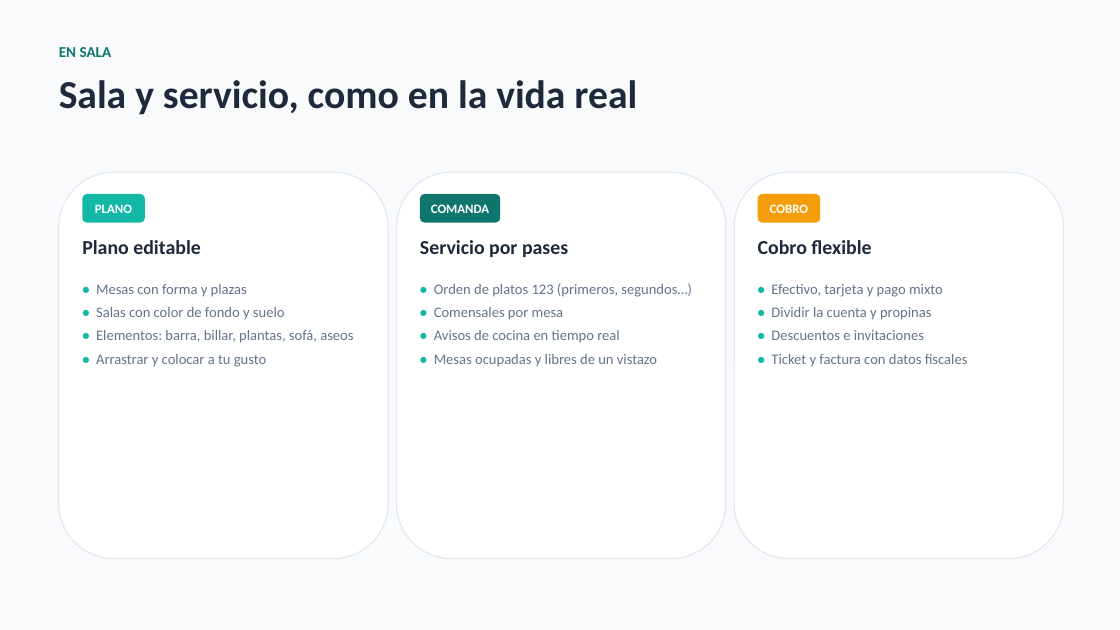
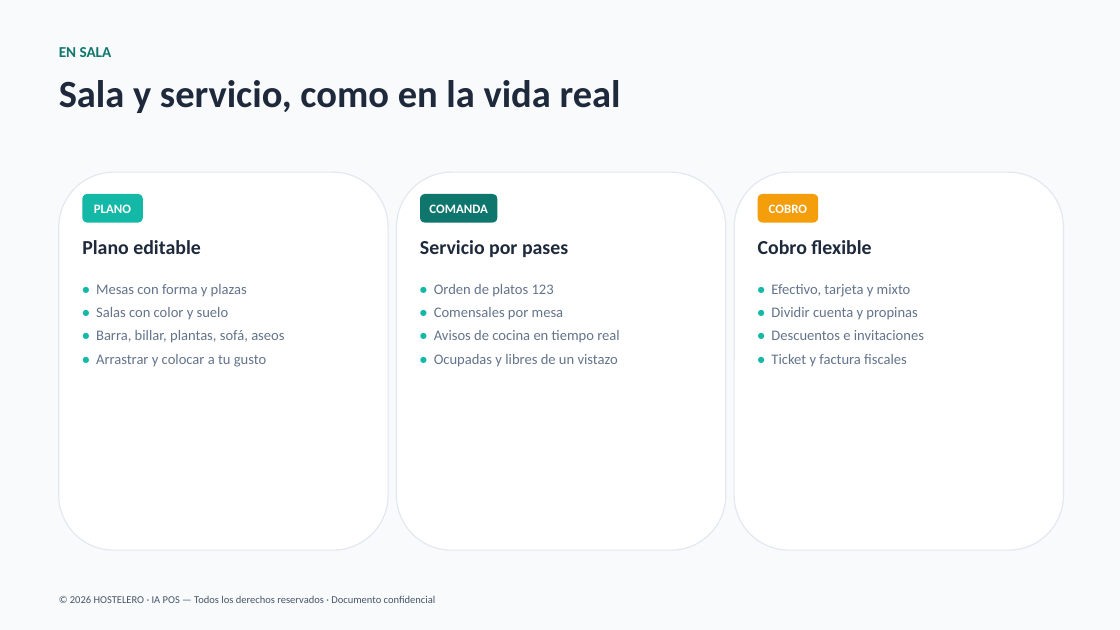
Before and after one commit to joanserramiret/HOSTELERO, a slide deck: slide 7 of HOSTELERO-Presentacion.pptx (slide 4 before the commit). Drawn at 1120x630 pixels with LibreOffice and Linux fonts; fonts in the diff are those of the drawing. Boxes give left, top, right and bottom in pixels: in the first picture for what was removed or moved away, otherwise in the second. Text is boxed around its words. In the diff, an @@ line names an element or a change of style, - is before the commit and + after.

Commit message:
HOSTELERO IA

```diff
--- a/HOSTELERO-Presentacion.pptx
+++ b/HOSTELERO-Presentacion.pptx
@@ text "Sala y servicio, como en ..." at [59,80,621,113]: size 34 to 33 pt @@
@@ rounded rectangle: place and size @@
-rounded rectangle at [59,172,388,559]
+rounded rectangle at [59,172,388,550]
@@ rounded rectangle: place and size @@
-rounded rectangle at [397,172,726,559]
+rounded rectangle at [397,172,726,550]
@@ rounded rectangle: place and size @@
-rounded rectangle at [734,172,1064,559]
+rounded rectangle at [734,172,1064,550]
@@ text at [434,284,554,297]: text changed @@
-• Orden de platos 123 (primeros, segundos…)
+• Orden de platos 123
@@ text at [771,284,917,320]: text changed @@
-• Efectivo, tarjeta y pago mixto
-• Dividir la cuenta y propinas
+• Efectivo, tarjeta y mixto
+• Dividir cuenta y propinas
@@ text at [96,307,284,343]: text changed @@
-• Salas con color de fondo y suelo
-• Elementos: barra, billar, plantas, sofá, aseos
+• Salas con color y suelo
+• Barra, billar, plantas, sofá, aseos
@@ text at [434,354,618,367]: text changed @@
-• Mesas ocupadas y libres de un vistazo
+• Ocupadas y libres de un vistazo
@@ text at [771,354,907,367]: text changed @@
-• Ticket y factura con datos fiscales
+• Ticket y factura fiscales
@@ text added at [70,595,435,603], 9 pt, text #475569 @@
+© 2026 HOSTELERO · IA POS — Todos los derechos reservados · Documento confidencial
```
Also in this commit, not shown: 7 other slides changed, 5 slides added, 3 slides removed, 17 other files.
